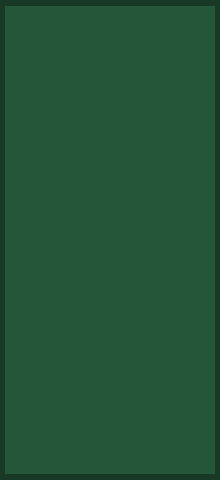
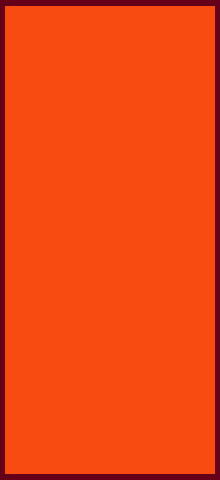
Revision of a layered 220px x 480px image; what changed, layer by layer:
painted on "Rectangle 1", unmasked it over [5, 6, 215, 474]
painted on "Rounded Rectangle 1" over [0, 0, 220, 480]
